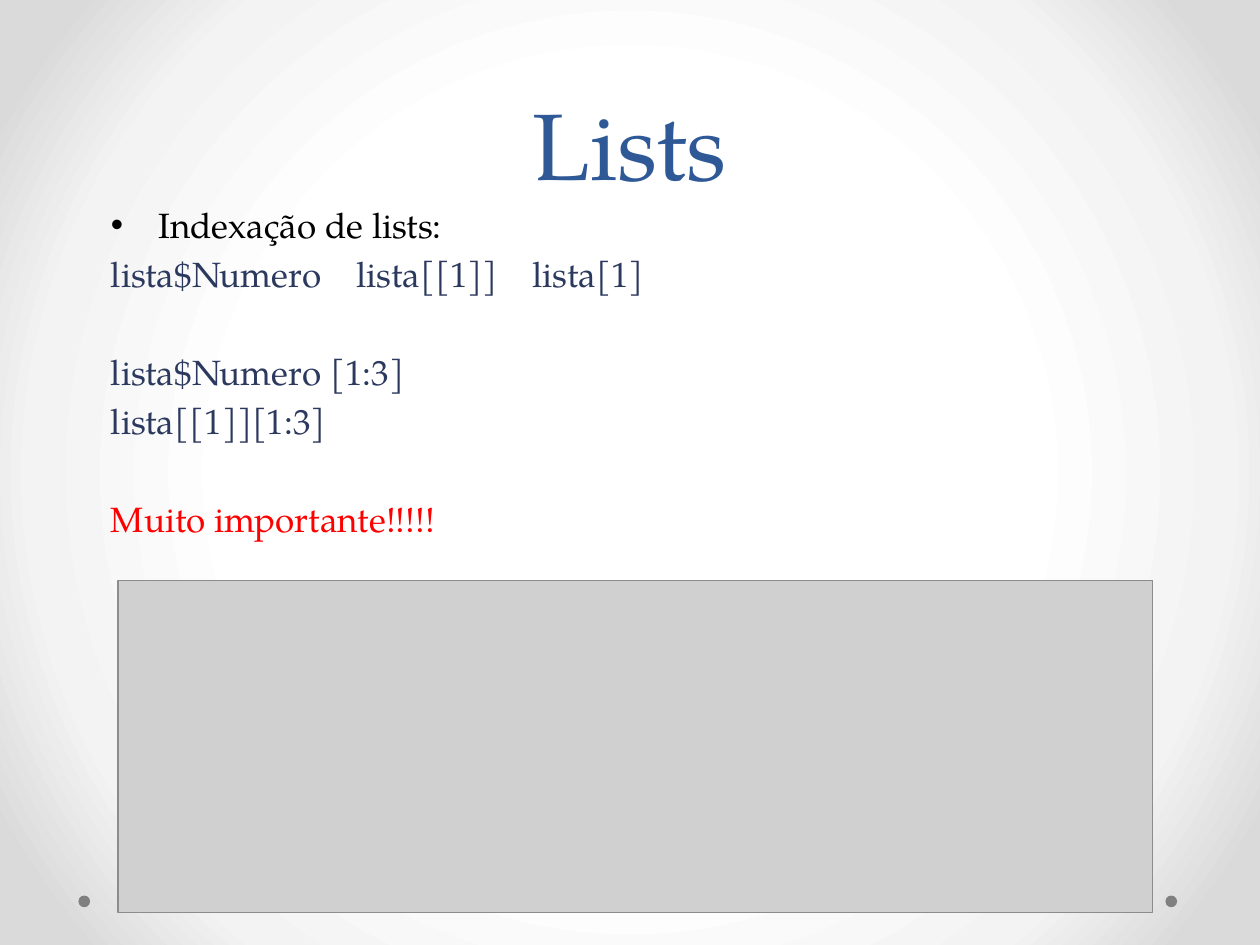
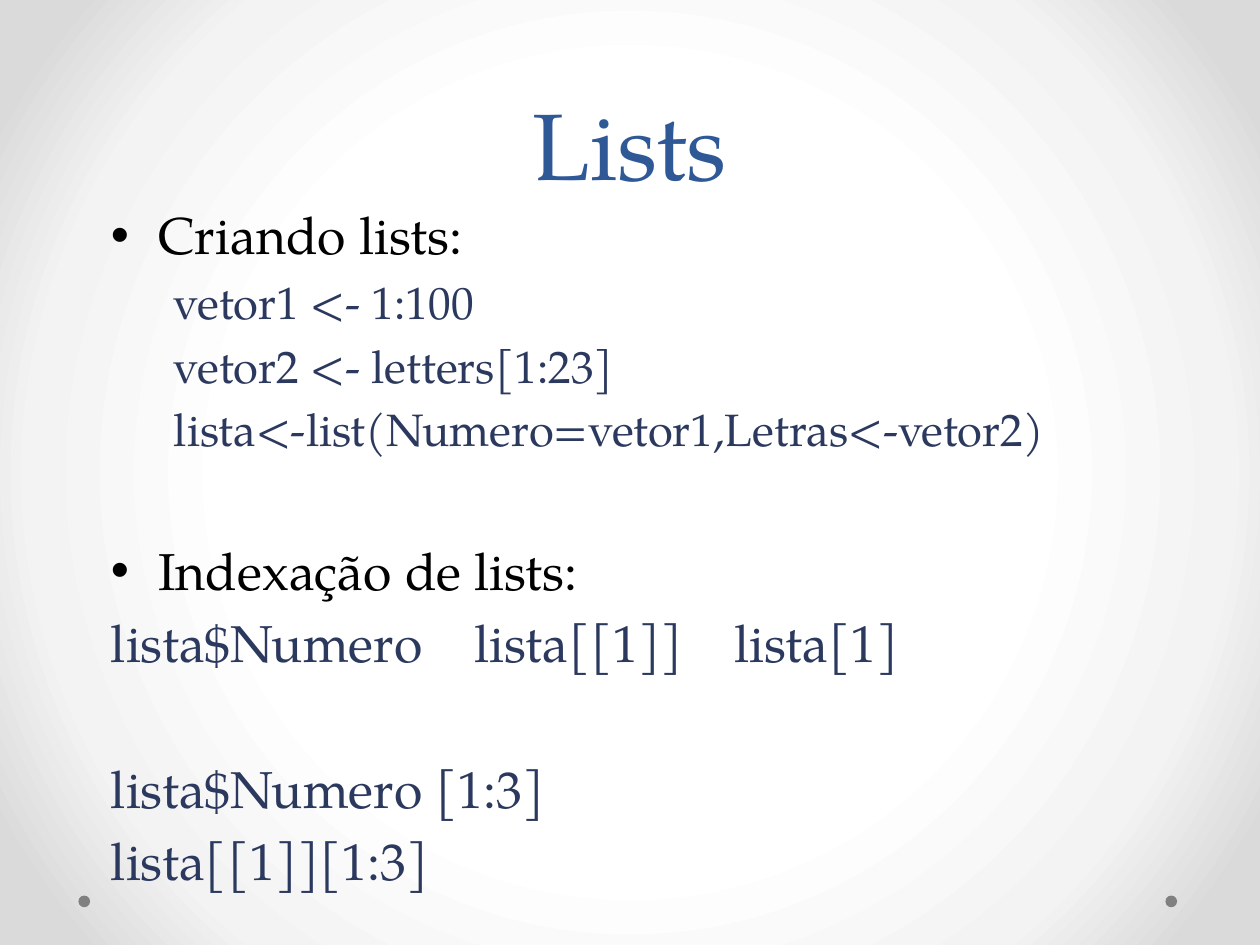
Before and after one commit to vanderfsouza/CursoR, a slide deck: slide 19 of Introdução ao R.pptx (slide 18 before the commit). Drawn at 1260x945 pixels with LibreOffice and Linux fonts; fonts in the diff are those of the drawing; grey boxes stand for pictures. Boxes give left, top, right and bottom in pixels: in the first picture for what was removed or moved away, otherwise in the second. Text is boxed around its words. In the diff, an @@ line names an element or a change of style, - is before the commit and + after.

```diff
--- a/Introdução ao R.pptx
+++ b/Introdução ao R.pptx
@@ text at bbox=[158, 216, 1044, 457]: paragraphs added @@
+• Criando lists:
+  vetor1 <- 1:100
+  vetor2 <- letters[1:23]
+  lista<-list(Numero=vetor1,Letras<-vetor2)
@@ text at bbox=[111, 507, 435, 542]: paragraph removed @@
-Muito importante!!!!!
@@ text at bbox=[111, 552, 682, 893]: size 20 to 29.6 pt in "Indexação de lists:", "lista$Numero lista[[1]] lista[1]", "lista$Numero [1:3]", "lista[[1]][1:3]"; more space between paragraphs @@
@@ picture removed at bbox=[118, 581, 1153, 914] @@
```
Also in this commit, not shown: 6 other slides changed, 2 slides added, 1 slide removed, 1 other file.
